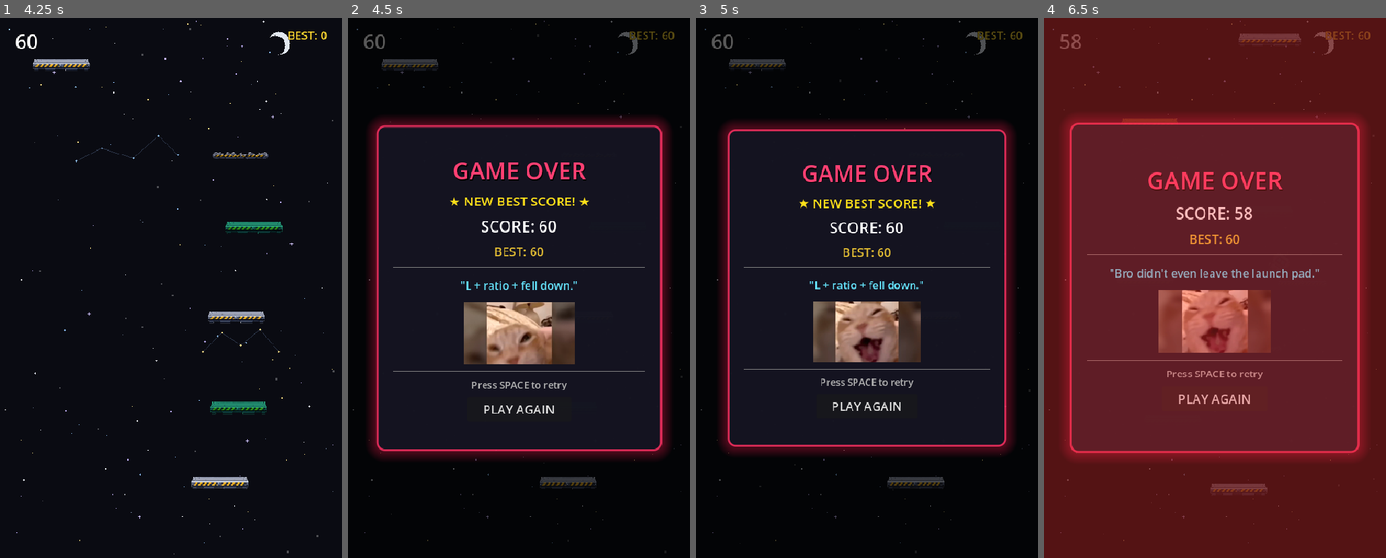
Above: before the commit, frames 1-4 (left to right).
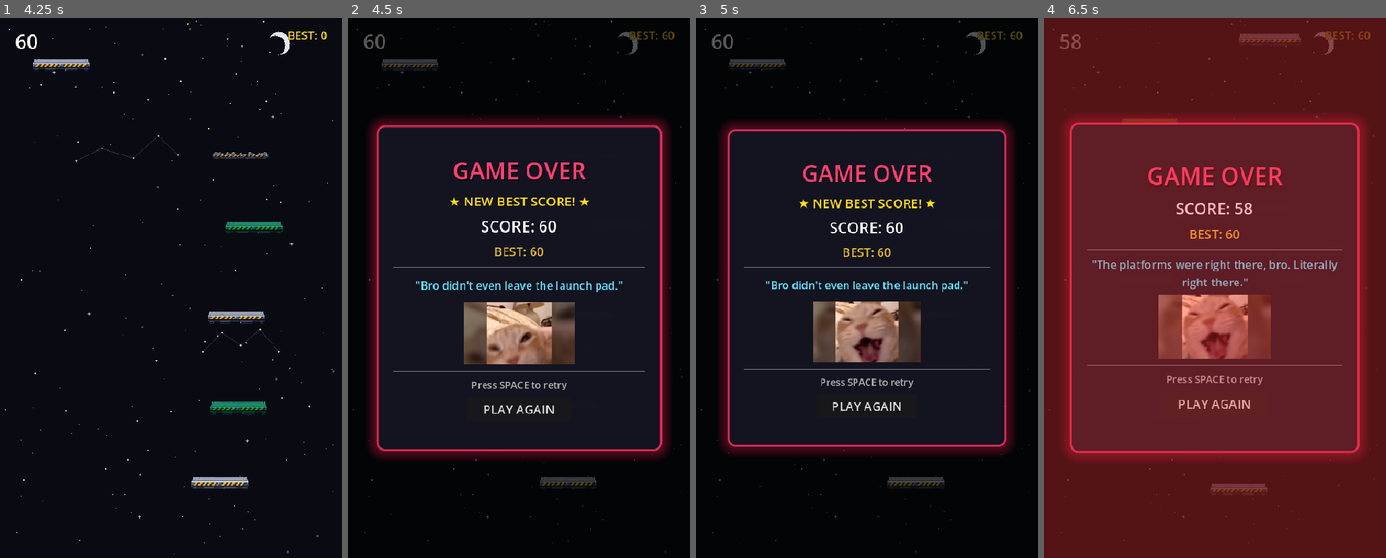
Above: after the commit, the same moments.

Repository: DevireddyNehal/Hopy
Game: Godot game, scene res://scenes/TitleScreen.tscn
Same seed, same stepped clock (60 frames per second), same inputs: the game is played once before the commit and once after it.
Inputs:
- Up to frame 1 (4.25 s): click "START GAME" at 0.5 s; tap Enter at 1.25, 2.1, 3.6 s; hold Right (ui_right) 1.28-2.03 s; hold Space (start_action) 1.28-2.03 s; hold Left (ui_left) 2.03-2.78 s; hold Space (start_action) 2.78-3.53 s; hold Right (ui_right) from 2.78 s (still down)
- Up to frame 2 (4.5 s): release Right (ui_right) at 4.28 s; hold Left (ui_left) from 4.28 s (still down); hold Space (start_action) from 4.28 s (still down)
- Up to frame 3 (5 s): keep holding Left (ui_left); keep holding Space (start_action)
- Up to frame 4 (6.5 s): release Left (ui_left) at 5 s; release Space (start_action) at 5 s; click "PLAY AGAIN" at 5 s; hold Left (ui_left) from 5.78 s (still down); tap Enter at 5.85 s

Frame 1 is identical in both runs. In frame 2, 0.5% of the frame differs, in the area x 19-81%, y 48-51%; in frame 3, 0.5%; in frame 4, 4.4%, in the area x 12-88%, y 27-73%.

Commit message:
feat: add witty sarcastic death comments and meme popups

Diff:
--- a/data/death_lines.json
+++ b/data/death_lines.json
@@ -1,26 +1,42 @@
 {
   "low": [
+    "A masterclass in rapid downward acceleration.",
+    "Wow, congratulations on discovering the spacebar.",
+    "My grandma's Wi-Fi router jumps higher than that.",
+    "Did gravity offend you personally?",
+    "Tremendous performance. Truly inspiring.",
+    "You spent more time on the title screen than in the air.",
+    "The platforms were right there, bro. Literally right there.",
+    "10/10 form on that immediate plunge.",
     "Bro didn't even leave the launch pad.",
+    "Did you play with your eyes closed?",
     "Gravity: 1, You: 0.",
     "Bro didn't even try.",
-    "It's literally just jumping, bro.",
-    "Did you play with your eyes closed?",
     "L + ratio + fell down."
   ],
   "mid": [
-    "500 points? Barely made it past the tutorial.",
+    "500 points! Here's your medal made of participation ribbons.",
+    "So close to being average, yet so far.",
+    "Bro thought he was him for exactly 8 seconds.",
+    "Look at you, surviving past the tutorial. Want a cookie?",
+    "Almost made it to a respectable score. Almost.",
+    "You dodged three platforms just to faceplant into the fourth. Genius.",
+    "The spikes didn't even have to move to get you.",
+    "Halfway to decent, 100% to disappointed.",
+    "Bro conquered 500 points and decided his work here was done.",
+    "That was definitely one of the runs of all time.",
     "Skill issue. Not even close to 1500.",
-    "Bro thought 500 was impressive.",
-    "Mid gameplay. Try using two hands next time.",
     "Bro fell off right when it mattered.",
-    "You survived the warmup, then immediately folded.",
     "Choked before reaching a real score."
   ],
   "high": [
-    "Okay, now you're cooking! Certified hopper.",
-    "1500+ score! Absolute cosmic menace.",
-    "Gigachad jump mechanics. Touch grass anyway.",
+    "1500+! I'd tell you to go outside, but you probably forgot what the sun looks like.",
+    "Alright show-off, save some altitude for the rest of us.",
+    "NASA called, they want their satellite back.",
+    "Okay, fine, you're cracked. Now please take a shower.",
+    "1500+ score? Bro found the sweat button.",
     "Legitimate gamer detected. Insane height!",
-    "Respect earned. You actually reached the stratosphere."
+    "Respect earned. You actually reached the stratosphere.",
+    "A godly ascent. Still died at the end though."
   ]
 }
--- a/data/meme_text.json
+++ b/data/meme_text.json
@@ -2,8 +2,12 @@
   "cap",
   "go touch grass vro",
   "sheesh",
-  "your're cooked vro",
+  "you're cooked vro",
   "really?",
+  "calculated?",
+  "blaming the lag?",
+  "nice aim lol",
+  "don't choke now",
   "sigma",
   "let him cook",
   "gigachad",
--- a/scripts/ui/death_screen.gd
+++ b/scripts/ui/death_screen.gd
@@ -9,28 +9,44 @@
 
 var death_lines: Dictionary = {
 	"low": [
+		"A masterclass in rapid downward acceleration.",
+		"Wow, congratulations on discovering the spacebar.",
+		"My grandma's Wi-Fi router jumps higher than that.",
+		"Did gravity offend you personally?",
+		"Tremendous performance. Truly inspiring.",
+		"You spent more time on the title screen than in the air.",
+		"The platforms were right there, bro. Literally right there.",
+		"10/10 form on that immediate plunge.",
 		"Bro didn't even leave the launch pad.",
+		"Did you play with your eyes closed?",
 		"Gravity: 1, You: 0.",
 		"Bro didn't even try.",
-		"It's literally just jumping, bro.",
-		"Did you play with your eyes closed?",
 		"L + ratio + fell down."
 	],
 	"mid": [
-		"500 points? Barely made it past the tutorial.",
+		"500 points! Here's your medal made of participation ribbons.",
+		"So close to being average, yet so far.",
+		"Bro thought he was him for exactly 8 seconds.",
+		"Look at you, surviving past the tutorial. Want a cookie?",
+		"Almost made it to a respectable score. Almost.",
+		"You dodged three platforms just to faceplant into the fourth. Genius.",
+		"The spikes didn't even have to move to get you.",
+		"Halfway to decent, 100% to disappointed.",
+		"Bro conquered 500 points and decided his work here was done.",
+		"That was definitely one of the runs of all time.",
 		"Skill issue. Not even close to 1500.",
-		"Bro thought 500 was impressive.",
-		"Mid gameplay. Try using two hands next time.",
 		"Bro fell off right when it mattered.",
-		"You survived the warmup, then immediately folded.",
 		"Choked before reaching a real score."
 	],
 	"high": [
-		"Okay, now you're cooking! Certified hopper.",
-		"1500+ score! Absolute cosmic menace.",
-		"Gigachad jump mechanics. Touch grass anyway.",
+		"1500+! I'd tell you to go outside, but you probably forgot what the sun looks like.",
+		"Alright show-off, save some altitude for the rest of us.",
+		"NASA called, they want their satellite back.",
+		"Okay, fine, you're cracked. Now please take a shower.",
+		"1500+ score? Bro found the sweat button.",
 		"Legitimate gamer detected. Insane height!",
-		"Respect earned. You actually reached the stratosphere."
+		"Respect earned. You actually reached the stratosphere.",
+		"A godly ascent. Still died at the end though."
 	]
 }
 
